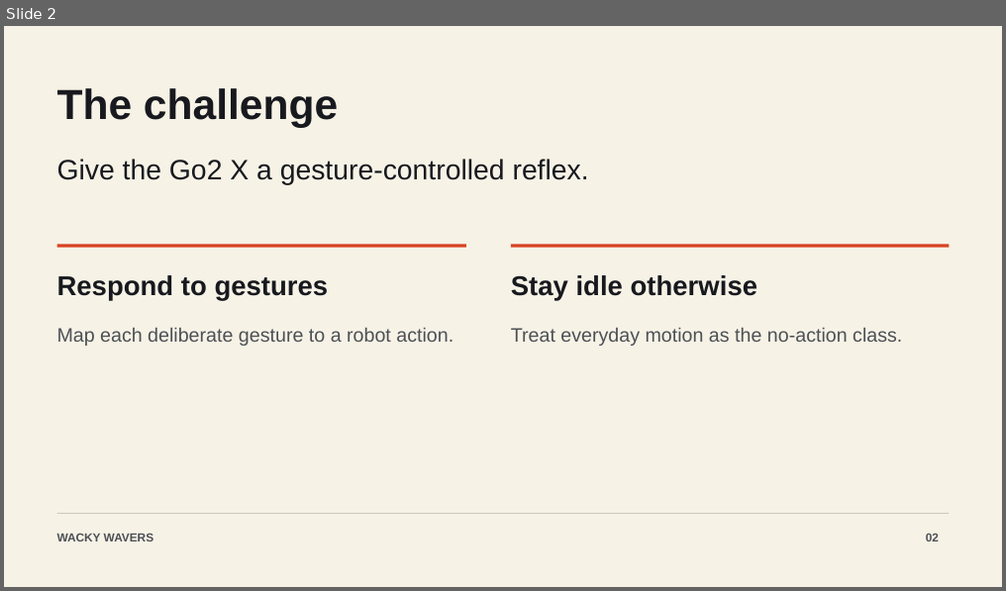
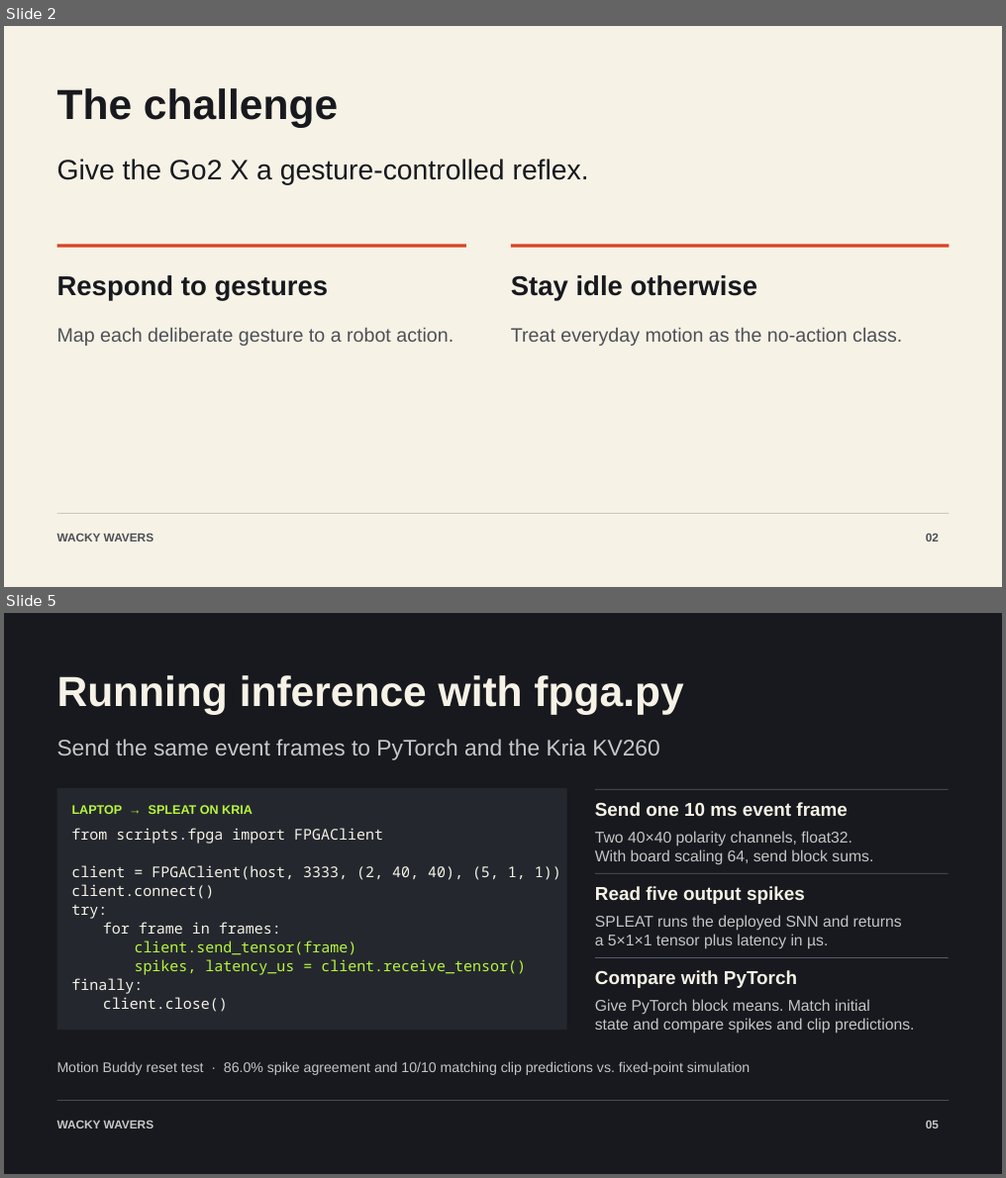
Before and after one commit to unbeschwert/go2-next-reflex, a slide deck: presentation/Wacky Wavers - Mantis Vision.pptx. Shown one above the other, each under a label of ours: slide 2 before the commit, slides 2 and 5 after it; the slides between them are not shown. The pictures are 1006x591 and 1006x1178 pixels, drawn with LibreOffice and Linux fonts; fonts in the diff are those of the drawing. Boxes give left, top, right and bottom in pixels: in the first picture for what was removed or moved away, otherwise in the second. Text is boxed around its words. In the diff, an @@ line names an element or a change of style, - is before the commit and + after.

Commit message:
Update Wacky Wavers presentation and companion site

```diff
--- a/presentation/Wacky Wavers - Mantis Vision.pptx
+++ b/presentation/Wacky Wavers - Mantis Vision.pptx
@@ slide 5 added at (4,613,1002,1174), background #17191E @@
@@ text added at (57,675,683,714), 40.5 pt, text #F6F2E6, bold @@
+Running inference with fpga.py
@@ text added at (57,739,659,761), 21.8 pt, text #C6C7C6 @@
+Send the same event frames to PyTorch and the Kria KV260
@@ rectangle added at (57,788,567,1030), fill #24282E @@
@@ rectangle added at (595,789,948,789), fill #565C66 @@
@@ text added at (72,805,252,814), 12 pt, text #B8F63C, bold @@
+LAPTOP → SPLEAT ON KRIA
@@ text added at (595,802,846,816), 18 pt, text #F4F1E5, bold @@
+Send one 10 ms event frame
@@ text added at (71,828,383,844), 14.2 pt, text #F4F1E5 @@
+from scripts.fpga import FPGAClient
@@ text added at (595,831,873,865), 15 pt, text #C5C5C5 @@
+Two 40×40 polarity channels, float32.
+With board scaling 64, send block sums.
@@ text added at (71,865,561,880), 14.2 pt, text #F4F1E5 @@
+client = FPGAClient(host, 3333, (2, 40, 40), (5, 1, 1))
@@ rectangle added at (595,873,948,874), fill #565C66 @@
@@ text added at (71,884,214,899), 14.2 pt, text #F4F1E5 @@
+client.connect()
@@ text added at (71,905,107,919), 14.2 pt, text #F4F1E5 @@
+try:
@@ text added at (595,886,805,904), 18 pt, text #F4F1E5, bold @@
+Read five output spikes
@@ text added at (103,922,281,934), 14.2 pt, text #F4F1E5 @@
+for frame in frames:
@@ text added at (595,915,902,950), 15 pt, text #C5C5C5 @@
+SPLEAT runs the deployed SNN and returns
+a 5×1×1 tensor plus latency in µs.
@@ text added at (135,941,357,956), 14.2 pt, text #B8F63C @@
+client.send_tensor(frame)
@@ text added at (135,959,526,975), 14.2 pt, text #B8F63C @@
+spikes, latency_us = client.receive_tensor()
@@ rectangle added at (595,958,948,959), fill #565C66 @@
@@ text added at (71,978,143,994), 14.2 pt, text #F4F1E5 @@
+finally:
@@ text added at (103,997,228,1012), 14.2 pt, text #F4F1E5 @@
+client.close()
@@ text added at (595,970,797,988), 18 pt, text #F4F1E5, bold @@
+Compare with PyTorch
@@ text added at (595,999,914,1034), 15 pt, text #C5C5C5 @@
+Give PyTorch block means. Match initial
+state and compare spikes and clip predictions.
@@ text added at (57,1061,749,1075), 13.5 pt, text #C5C5C5 @@
+Motion Buddy reset test · 86.0% spike agreement and 10/10 matching clip predictions vs. fixed-point simulation
@@ rectangle added at (57,1100,949,1101), fill #494C51 @@
@@ text added at (57,1121,154,1129), 11.2 pt, text #C6C7C6, bold @@
+WACKY WAVERS
@@ text added at (926,1121,939,1129), 11.2 pt, text #C6C7C6, bold @@
+05
```
Also in this commit, not shown: 7 slides changed, 5 other slides added, 13 other files.
